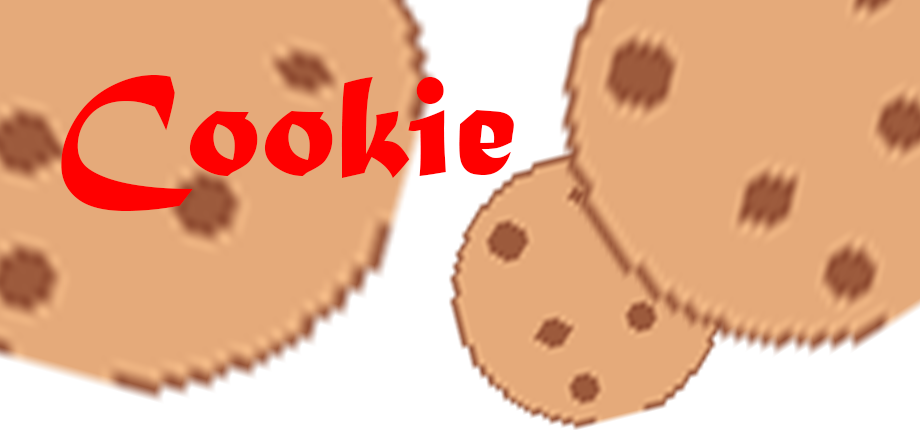
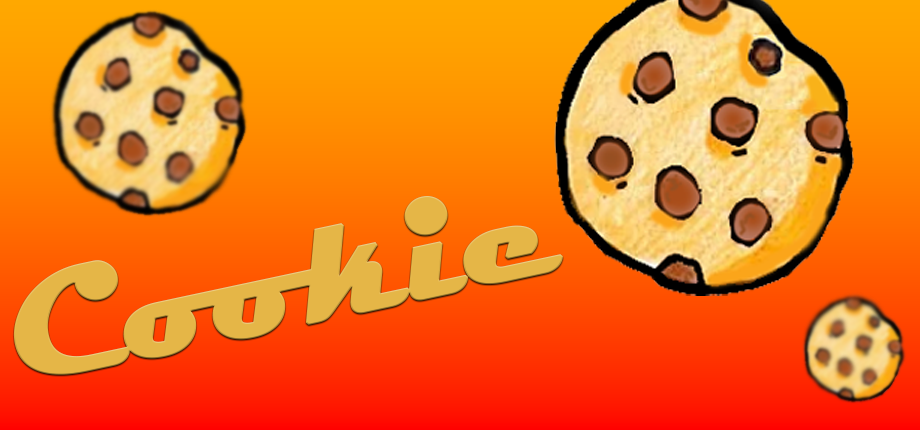
Layer changes from the first w=920, h=430 image to the second:
painted on "Cookie" over (13, 75, 563, 375)
removed layer "CookieIcon" (1st of 3) over (0, 0, 437, 404)
removed layer "CookieIcon" (2nd of 3) over (559, 0, 920, 359)
added layer "Layer 20" above "Layer 18" over (48, 9, 249, 218)
added layer "Layer 18" above "Layer 19" over (554, 0, 854, 296)
added layer "Layer 19" above "Farbfüllung 1" over (801, 291, 908, 405)
added layer "Farbfüllung 1" (1st of 2) above "CookieIcon" over (0, 0, 920, 430)
